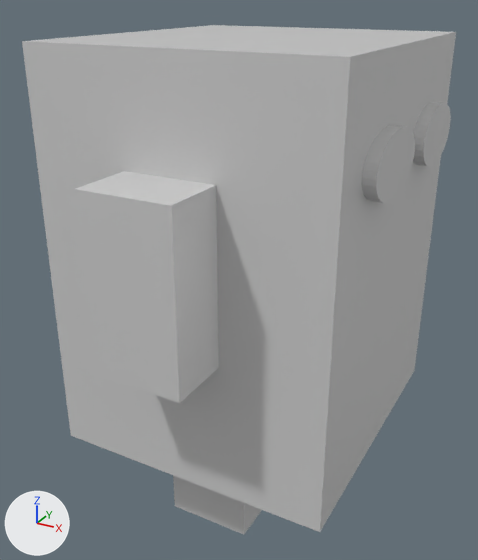
The FBX model ShootToThrill/ShootToThrillContent/Modèle/Avatar1.fbx: old version first, new version second.
Camera for both pictures: a 50 mm camera at (1.98, -3.88, 1.8) aimed at (-0.09, -0.12, -0.08). Every picture has the same lights, and +X, +Y and +Z are marked at lower left.
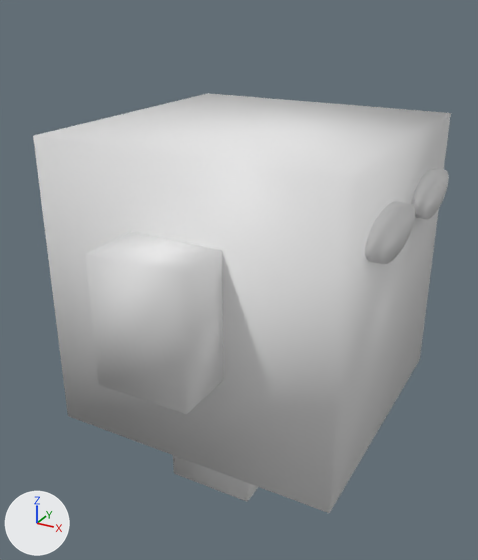
Pixel boxes (x1, y1, x2, y2) of what changed, in the pictures (478 x 560 px):
'Cube', recoloured, shading changed, moved, rescaled (17% shorter)
    before: (22, 25, 456, 534)
    after: (33, 93, 451, 513)

The edits, one by one:
Material 'Material_001' (mat_material_001) is new.
Its base color is (0.8, 0.8, 0.8) (white #e7e7e7).
me_cube has 172 vertices, 316 faces and spans x -1.0..1.08, y -1.39..1.28, z -1.45..1.0.
me_cube is used by ob_cube; location (0.0, 0.0, 0.202); scale (0.961, 1.03, 1.33).
me_cube no longer uses material mat_material (light grey #d1d1d1).
me_cube part 1: edges marked sharp go from 252 to 0.
me_cube now uses material mat_material_001 (white #e7e7e7).
Object 'Cube' (ob_cube) is rescaled from (0.961, 1.03, 1.33) to (1.0, 1.0, 1.0).
Object 'Cube' (ob_cube) moves from (0.0, 0.0, 0.202) to (0.0, 0.0, 0.002).
